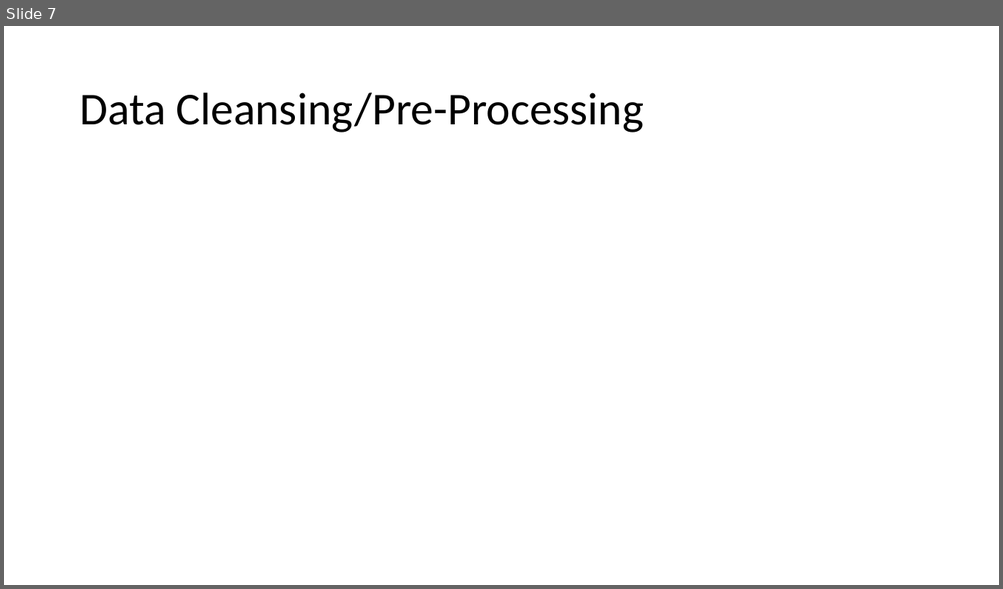
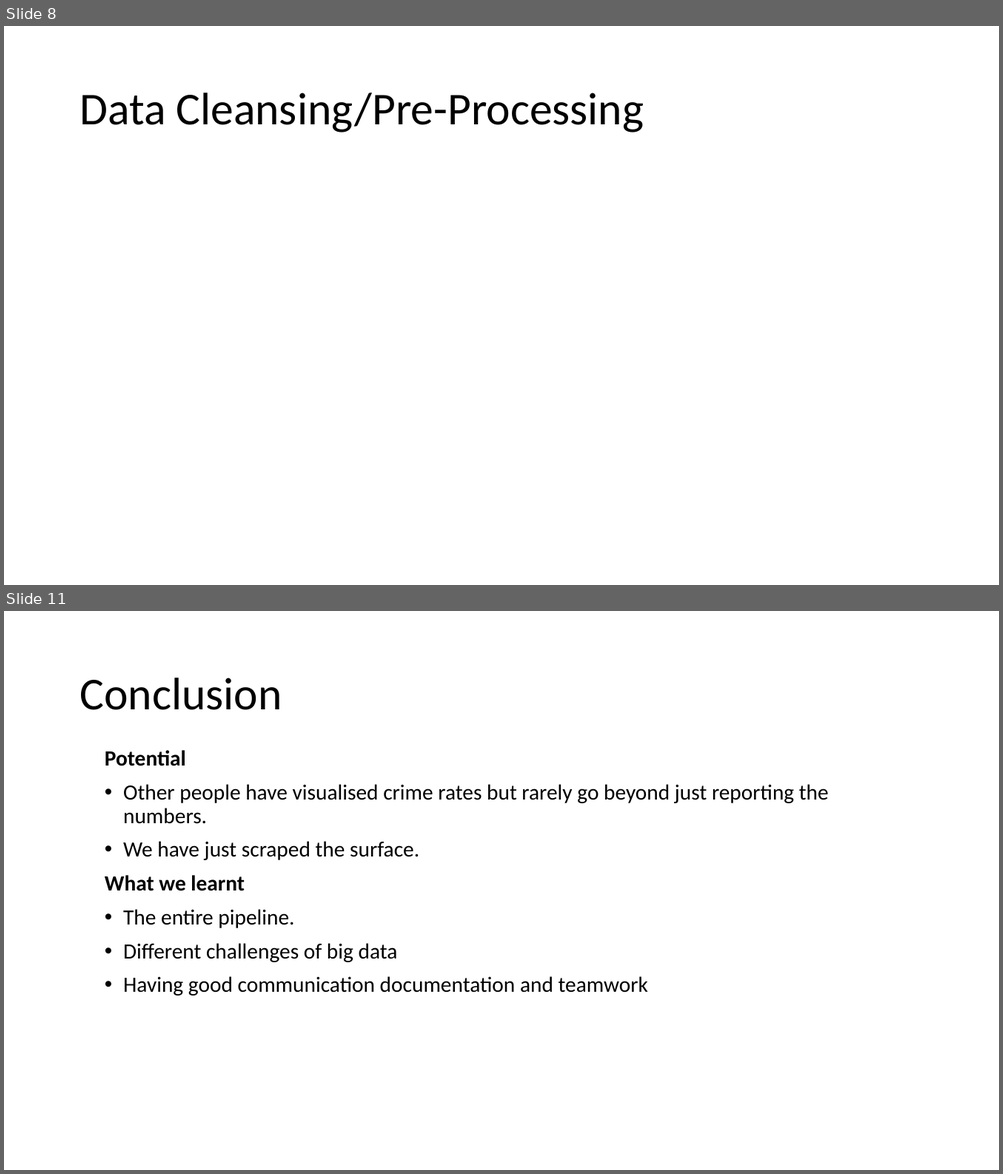
Before and after one commit to manullamas/CrimeDV, a slide deck: Presentation/Team5_Final.pptx. Shown one above the other, each under a label of ours: slide 7 before the commit, slides 8 and 11 after it; the slides between them are not shown. The pictures are 1003x589 and 1003x1174 pixels, drawn with LibreOffice and Linux fonts; fonts in the diff are those of the drawing. Boxes give left, top, right and bottom in pixels: in the first picture for what was removed or moved away, otherwise in the second. Text is boxed around its words. In the diff, an @@ line names an element or a change of style, - is before the commit and + after.

```diff
--- a/Presentation/Team5_Final.pptx
+++ b/Presentation/Team5_Final.pptx
@@ slide 11 added at box(4, 611, 999, 1170), background #FFFFFF @@
@@ title added at box(79, 678, 282, 710), 44 pt, text #000000 @@
+Conclusion
@@ text added at box(105, 750, 828, 996), 21 pt, text #000000 @@
+Potential
+• Other people have visualised crime rates but rarely go beyond just reporting the numbers.
+• We have just scraped the surface.
+What we learnt
+• The entire pipeline.
+• Different challenges of big data
+• Having good communication documentation and teamwork
@@ what was slide 7 is now slide 8 @@
```
Also in this commit, not shown: 2 slides changed, 3 other slides added, 3 slides removed.
